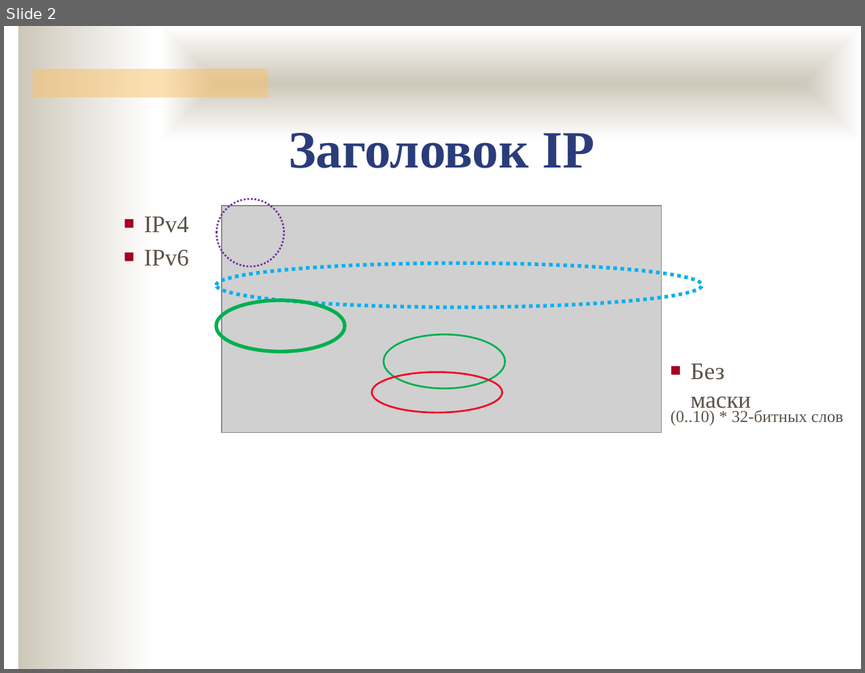
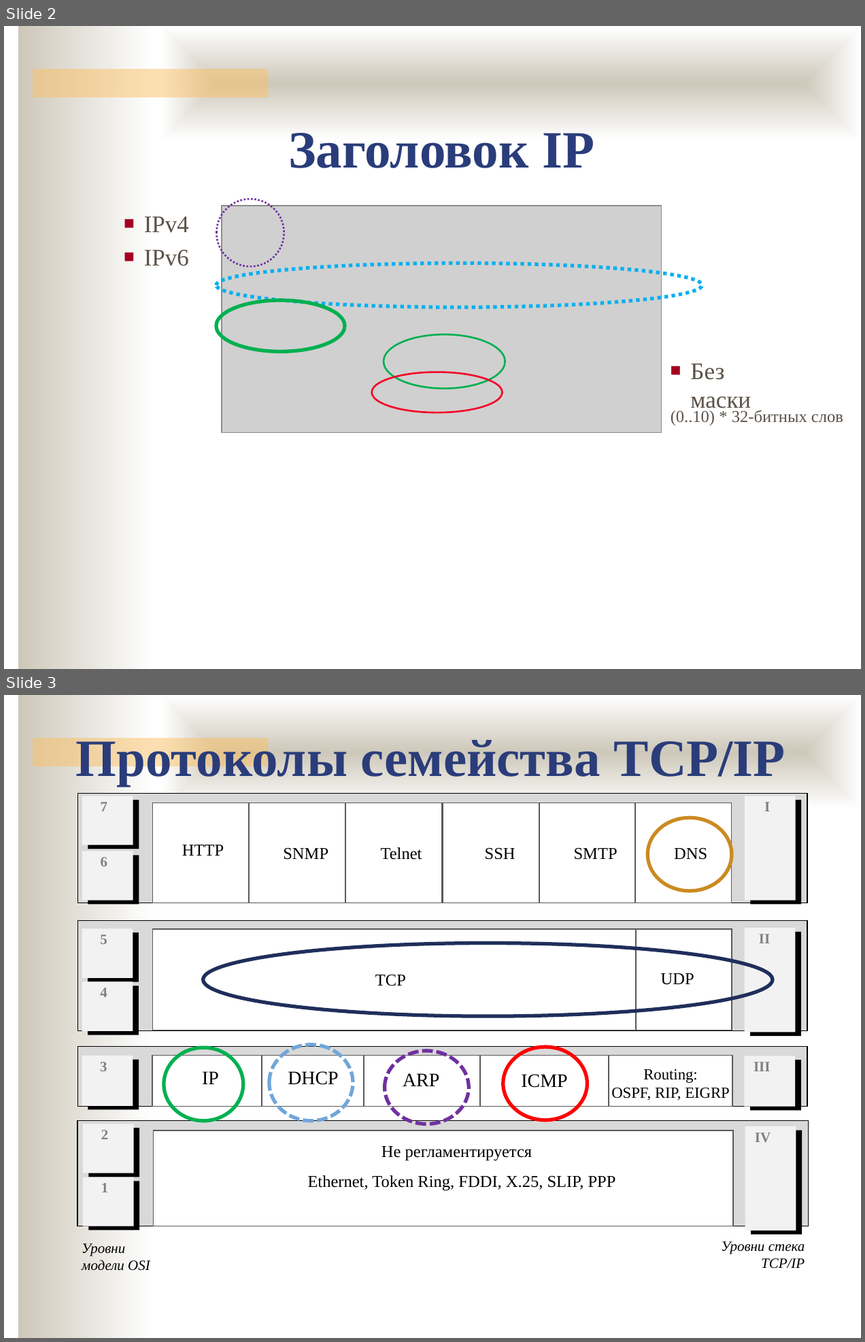
Before and after one commit to ukoloff/nets, a slide deck: lecture/11.pptx. Shown one above the other, each under a label of ours: slide 2 before the commit, slides 2 and 3 after it. The pictures are 865x673 and 865x1342 pixels, drawn with LibreOffice and Linux fonts; fonts in the diff are those of the drawing; grey boxes stand for pictures; background and template pictures are left out. Boxes give left, top, right and bottom in pixels: in the first picture for what was removed or moved away, otherwise in the second. Text is boxed around its words. In the diff, an @@ line names an element or a change of style, - is before the commit and + after.

Commit message:
Обзор протоколов

```diff
--- a/lecture/11.pptx
+++ b/lecture/11.pptx
@@ slide 3 added at <box>4,695,861,1338</box>, background #FFFFFF; not listed: 3 template elements that a slide beside it also shows @@
@@ text added at <box>76,734,785,785</box>, 44 pt, text #2A3D7A, bold @@
+Протоколы семейства TCP/IP
@@ ellipse added at <box>647,817,732,890</box>, outline #CB8B22 3 pt @@
@@ group added at <box>77,793,807,904</box>: 13 rectangles, 9 texts @@
+7
+6
+I
+DNS
+SMTP
+SSH
+Telnet
+SNMP
+HTTP
@@ ellipse added at <box>203,943,772,1015</box>, outline #202E5C 3 pt @@
@@ group added at <box>77,920,807,1036</box>: 9 rectangles, 5 texts @@
+5
+4
+II
+UDP
+TCP
@@ rectangle added at <box>77,1047,807,1106</box>, fill #D9D9D9, outline #000000 0.65 pt @@
@@ rectangle added at <box>82,1055,133,1106</box>, fill #F2F2F2 @@
@@ rectangle added at <box>88,1059,139,1110</box>, fill #000000 @@
@@ text added at <box>100,1062,107,1071</box>, 12 pt, text #808080, bold @@
+3
@@ rectangle added at <box>152,1055,262,1106</box>, fill #FFFFFF, outline #595959 0.85 pt @@
@@ ellipse added at <box>164,1047,244,1120</box>, outline #00B050 3 pt @@
@@ rectangle added at <box>262,1055,364,1106</box>, fill #FFFFFF, outline #595959 0.85 pt @@
@@ ellipse added at <box>269,1045,353,1121</box>, outline #71A6DA 3 pt dashed @@
@@ rectangle added at <box>364,1055,481,1106</box>, fill #FFFFFF, outline #595959 0.85 pt @@
@@ ellipse added at <box>384,1051,468,1123</box>, outline #7030A0 3 pt dashed @@
@@ rectangle added at <box>481,1055,609,1106</box>, fill #FFFFFF, outline #595959 0.85 pt @@
@@ ellipse added at <box>502,1047,587,1119</box>, outline #FF0000 3 pt @@
@@ rectangle added at <box>609,1055,732,1106</box>, fill #FFFFFF, outline #595959 0.85 pt @@
@@ rectangle added at <box>745,1055,795,1106</box>, fill #F2F2F2 @@
@@ rectangle added at <box>750,1059,801,1110</box>, fill #000000 @@
@@ text added at <box>753,1062,770,1071</box>, 12 pt, text #808080, bold @@
+III
@@ text added at <box>202,1071,219,1084</box>, 16 pt, text #000000 @@
+IP
@@ text added at <box>288,1071,338,1085</box>, 16 pt, text #000000 @@
+DHCP
@@ text added at <box>402,1073,439,1086</box>, 16 pt, text #000000 @@
+ARP
@@ text added at <box>521,1074,567,1087</box>, 16 pt, text #000000 @@
+ICMP
@@ text added at <box>611,1069,730,1100</box>, 13 pt, text #000000 @@
+Routing:
+OSPF, RIP, EIGRP
@@ group added at <box>77,1121,808,1235</box>: 8 rectangles, 5 texts @@
+2
+1
+IV
+Не регламентируется
+Ethernet, Token Ring, FDDI, X.25, SLIP, PPP
@@ text added at <box>82,1243,150,1270</box>, 12 pt, text #000000, italic @@
+Уровни модели OSI
@@ text added at <box>721,1241,804,1268</box>, 12 pt, text #000000, italic @@
+Уровни стека TCP/IP
```
